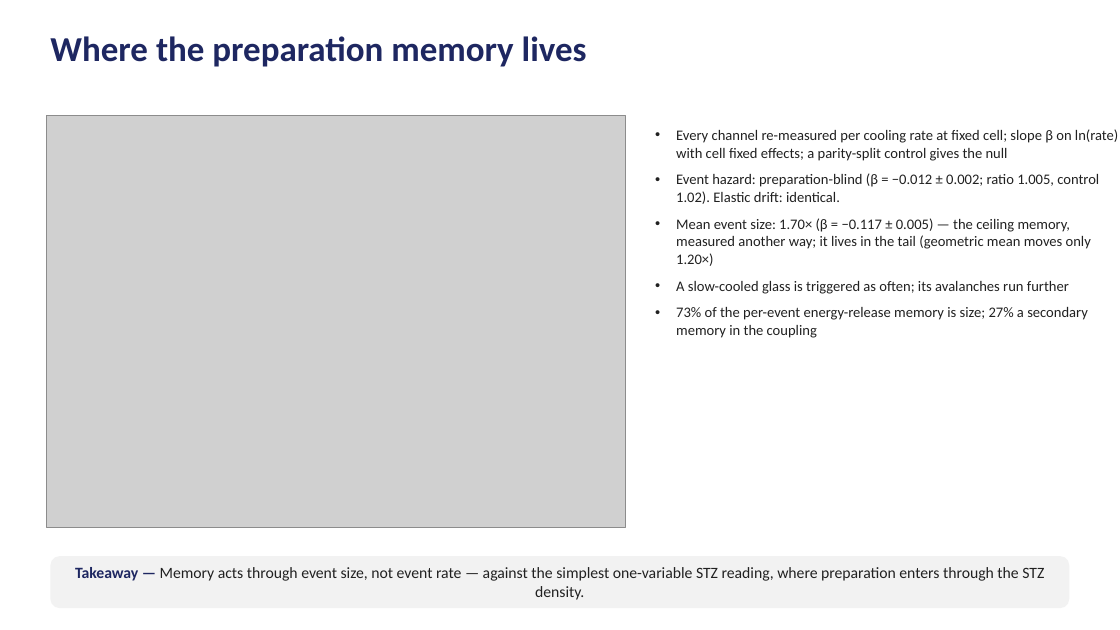
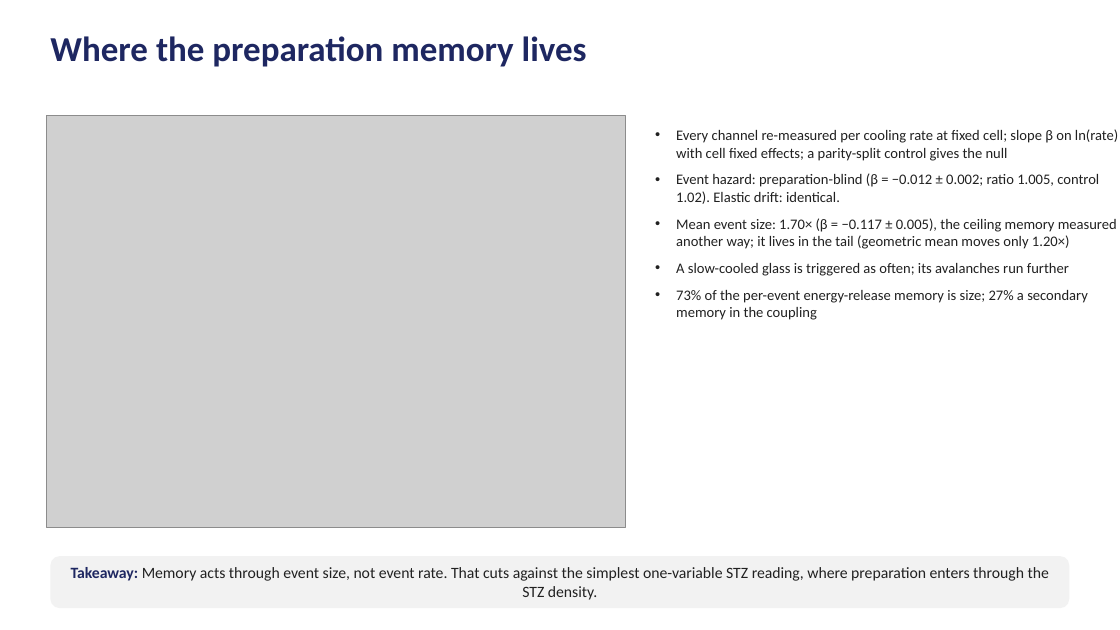
Before and after one commit to Samc73/SEEM, a slide deck: slide 12 of SEEM_project_deck.pptx. Drawn at 1120x630 pixels with LibreOffice and Linux fonts; fonts in the diff are those of the drawing; grey boxes stand for pictures. Boxes give left, top, right and bottom in pixels: in the first picture for what was removed or moved away, otherwise in the second. Text is boxed around its words. In the diff, an @@ line names an element or a change of style, - is before the commit and + after.

```diff
--- a/SEEM_project_deck.pptx
+++ b/SEEM_project_deck.pptx
@@ text at (676, 218, 1117, 249): text changed @@
-• Mean event size: 1.70× (β = −0.117 ± 0.005) — the ceiling memory, measured another way; it lives in the tail (geometric mean moves only 1.20×)
+• Mean event size: 1.70× (β = −0.117 ± 0.005), the ceiling memory measured another way; it lives in the tail (geometric mean moves only 1.20×)
@@ text in rounded rectangle at (71, 567, 1049, 600): text changed @@
-Takeaway — Memory acts through event size, not event rate — against the simplest one-variable STZ reading, where preparation enters through the STZ density.
+Takeaway: Memory acts through event size, not event rate. That cuts against the simplest one-variable STZ reading, where preparation enters through the STZ density.
```
Also in this commit, not shown: 19 other slides changed, 1 other file.
